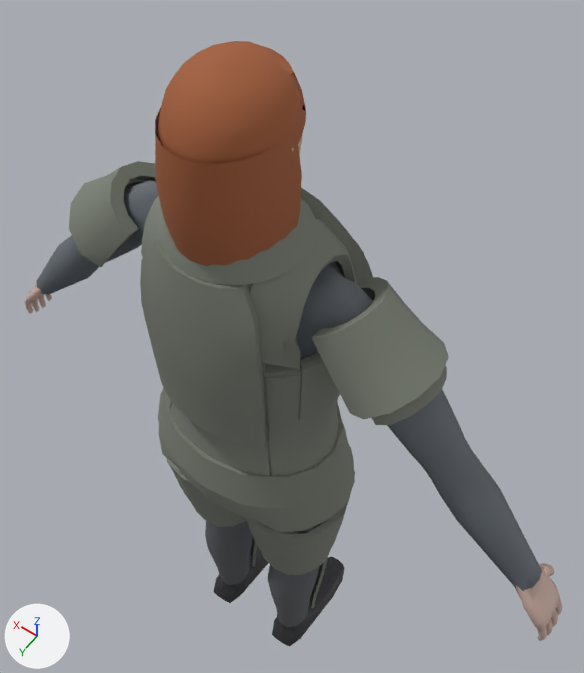
The glTF model models/characters/human/variants/f09.glb as it was, and as the next commit left it.
One viewpoint serves both versions: a 50 mm lens placed at (-0.548, 0.643, 2.325), pointed at (0.049, -0.192, 1.012). Every picture has the same lights, and +X, +Y and +Z are marked at lower left. The picture after the commit comes second.

The first picture shows 'body', 'head', 'kitaxil', 'kitbeltwide', 'kitdelt', 'kitheavy', 'kitlegwrap', 'kitpelvis', 'kitshcap', 'kitwrap' and 2 more.
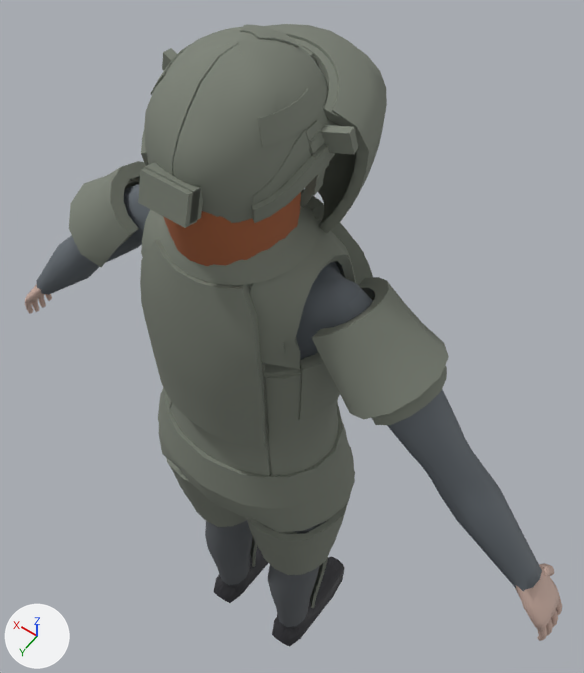
Where the change shows, as pixel boxes (x1, y1, x2, y2) in the pictures (584 x 673 px):
'kithelmrifle', added: after (138, 24, 338, 228)
'kitshieldrifle', added: after (264, 24, 387, 233)
'kitshieldframe', added: after (162, 37, 358, 154)
'kitshield', added: after (318, 122, 361, 229)
'kithelmfast', added (mostly hidden): after (145, 120, 333, 223)
'kitmandarmshigh', added: after (305, 120, 325, 195)
'kitmandarmsmid', added: after (308, 144, 329, 193)
'kitmandible', added (mostly hidden): after (300, 185, 313, 208)
'head', unchanged, covered by the edit: before (155, 41, 306, 266); after (163, 192, 301, 266)

Patch to the scene script:
```diff
--- a/models/characters/human/variants/f09.glb.py
+++ b/models/characters/human/variants/f09.glb.py
@@ ob_kitshieldrifle @@
+ob_kitshieldrifle = bpy.data.objects.new('kitshieldrifle', me_kitshieldrifle)  # 240 vertices, 476 faces; spans x -0.153..0.153, y -0.259..-0.055, z 1.481..1.724; in mat_kitshieldrifle (grey #7c8176)
+ob_kitshieldrifle.location = (0.0, 0.0, 0.0)
@@ ob_kitshieldframe @@
+ob_kitshieldframe = bpy.data.objects.new('kitshieldframe', me_kitshieldframe)  # 100 vertices, 188 faces; spans x -0.155..0.153, y -0.171..-0.026, z 1.671..1.724; in mat_kitshieldframe (grey #7c8176)
+ob_kitshieldframe.location = (0.0, 0.0, 0.0)
@@ ob_kitshield @@
+ob_kitshield = bpy.data.objects.new('kitshield', me_kitshield)  # 240 vertices, 476 faces; spans x -0.145..0.145, y -0.249..-0.055, z 1.488..1.716; in mat_kitshield (grey #7c8176)
+ob_kitshield.location = (0.0, 0.0, 0.0)
@@ ob_kitmandible @@
+ob_kitmandible = bpy.data.objects.new('kitmandible', me_kitmandible)  # 170 vertices, 336 faces; spans x -0.109..0.109, y -0.154..-0.025, z 1.546..1.627; in mat_kitmandible (grey #7c8176)
+ob_kitmandible.location = (0.0, 0.0, 0.0)
@@ ob_kitmandarmsmid @@
+ob_kitmandarmsmid = bpy.data.objects.new('kitmandarmsmid', me_kitmandarmsmid)  # 32 vertices, 48 faces; spans x -0.125..0.124, y -0.04..-0.004, z 1.608..1.687; in mat_kitmandarmsmid (grey #7c8176)
+ob_kitmandarmsmid.location = (0.0, 0.0, 0.0)
@@ ob_kitmandarmshigh @@
+ob_kitmandarmshigh = bpy.data.objects.new('kitmandarmshigh', me_kitmandarmshigh)  # 32 vertices, 48 faces; spans x -0.118..0.117, y -0.04..-0.003, z 1.609..1.717; in mat_kitmandarmshigh (grey #7c8176)
+ob_kitmandarmshigh.location = (0.0, 0.0, 0.0)
@@ ob_kithelmrifle @@
+ob_kithelmrifle = bpy.data.objects.new('kithelmrifle', me_kithelmrifle)  # 890 vertices, 1760 faces; spans x -0.125..0.125, y -0.157..0.148, z 1.611..1.793; in mat_kithelmrifle (grey #7c8176)
+ob_kithelmrifle.location = (0.0, 0.0, 0.0)
@@ ob_kithelmfast @@
+ob_kithelmfast = bpy.data.objects.new('kithelmfast', me_kithelmfast)  # 890 vertices, 1760 faces; spans x -0.114..0.113, y -0.149..0.14, z 1.623..1.785; in mat_kithelmfast (grey #7c8176)
+ob_kithelmfast.location = (0.0, 0.0, 0.0)
```
